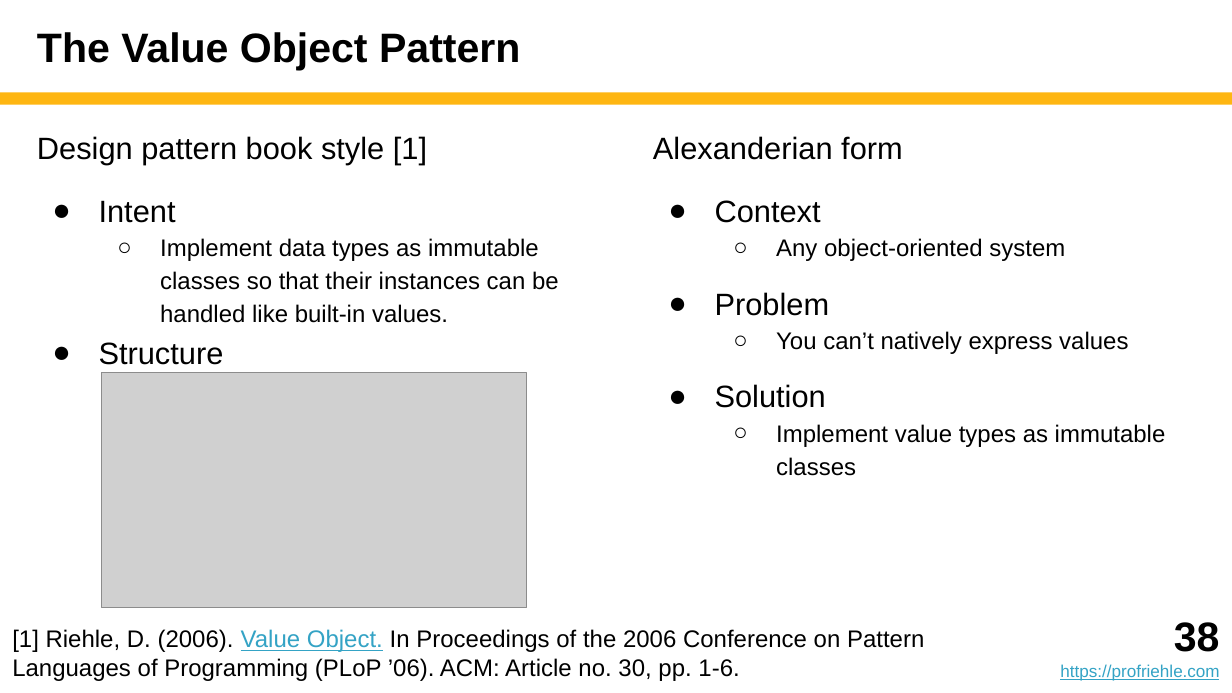
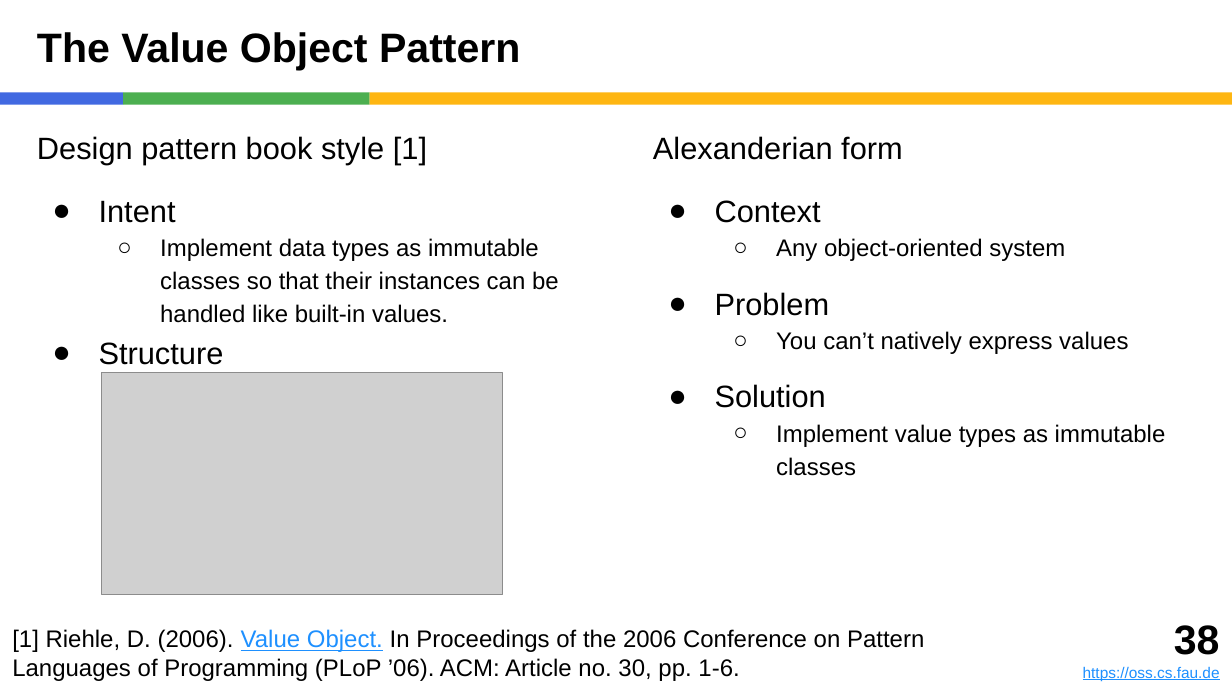
Before and after one commit to dirkriehle/adap-course, a slide deck: slide 38 of Lecture slides/ADAP D01 - Design Patterns.pptx. Drawn at 1232x693 pixels with LibreOffice and Linux fonts; fonts in the diff are those of the drawing; grey boxes stand for pictures. Boxes give left, top, right and bottom in pixels: in the first picture for what was removed or moved away, otherwise in the second. Text is boxed around its words. In the diff, an @@ line names an element or a change of style, - is before the commit and + after.

```diff
--- a/Lecture slides/ADAP D01 - Design Patterns.pptx
+++ b/Lecture slides/ADAP D01 - Design Patterns.pptx
@@ rectangle added at (0, 92, 123, 105), fill #4169E1 @@
@@ rectangle added at (123, 92, 370, 105), fill #4CAF50 @@
@@ rectangle: place and size @@
-rectangle at (0, 92, 1232, 105)
+rectangle at (370, 92, 1232, 105)
@@ picture: place and size @@
-picture at (101, 372, 526, 607)
+picture at (101, 372, 503, 594)
@@ text "[1] Riehle, D. (2006). Value ..." at (12, 629, 924, 681): text colour #34A3C5 to #1E90FF in "Value Object." @@
@@ text: place and size @@
-text at (1060, 622, 1220, 681)
+text at (1083, 625, 1220, 681)
@@ text at (1083, 667, 1220, 681): text changed; size 10 to 9 pt; text colour #34A3C5 to #1E90FF @@
-https://profriehle.com
+https://oss.cs.fau.de
```
Also in this commit, not shown: 41 other slides changed, 33 other files.
